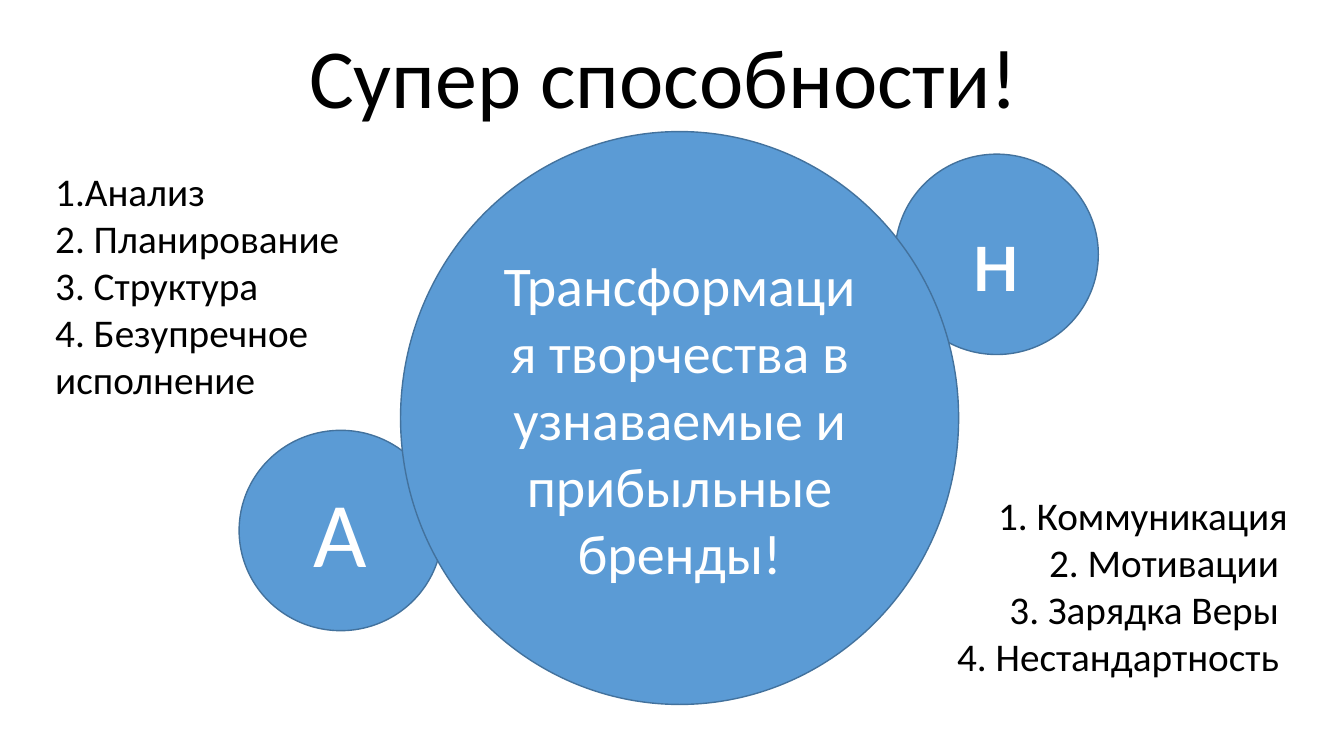
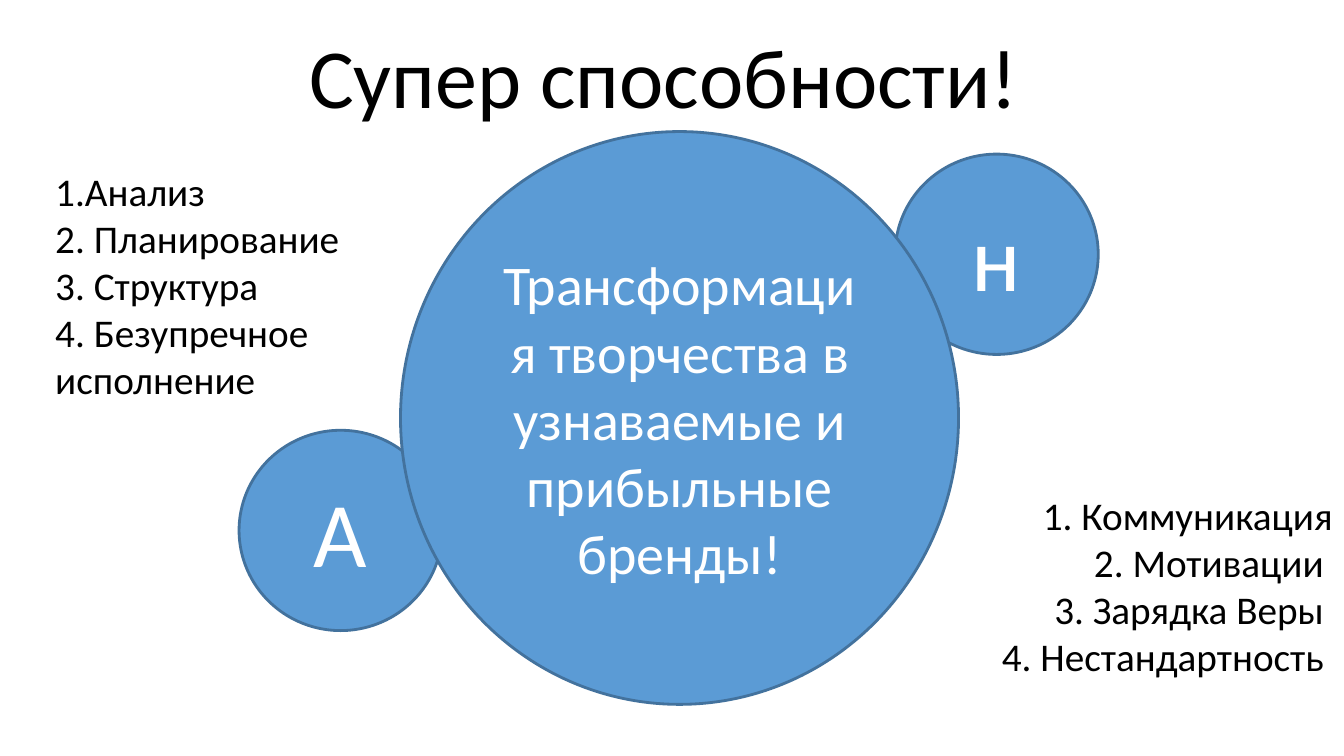
Before and after one commit to FeoFany/Garmony-of-Chaos, a slide deck: slide 5 of Docs/1. Презитанция.pptx. Drawn at 1344x756 pixels with LibreOffice and Linux fonts; fonts in the diff are those of the drawing. Boxes give left, top, right and bottom in pixels: in the first picture for what was removed or moved away, otherwise in the second. Text is boxed around its words. In the diff, an @@ line names an element or a change of style, - is before the commit and + after.

```diff
--- a/Docs/1. Презитанция.pptx
+++ b/Docs/1. Презитанция.pptx
@@ outline #43739E 1 pt to #43739E 2 pt in 3 elements at (239, 431, 443, 631), (895, 154, 1099, 355), (400, 132, 959, 705) @@
@@ text "1. Коммуникация": place and size @@
-text "1. Коммуникация" at (957, 504, 1288, 678)
+text "1. Коммуникация" at (1002, 504, 1332, 678)
```
Also in this commit, not shown: 4 other slides changed, 7 slides added, 7 slides removed.
